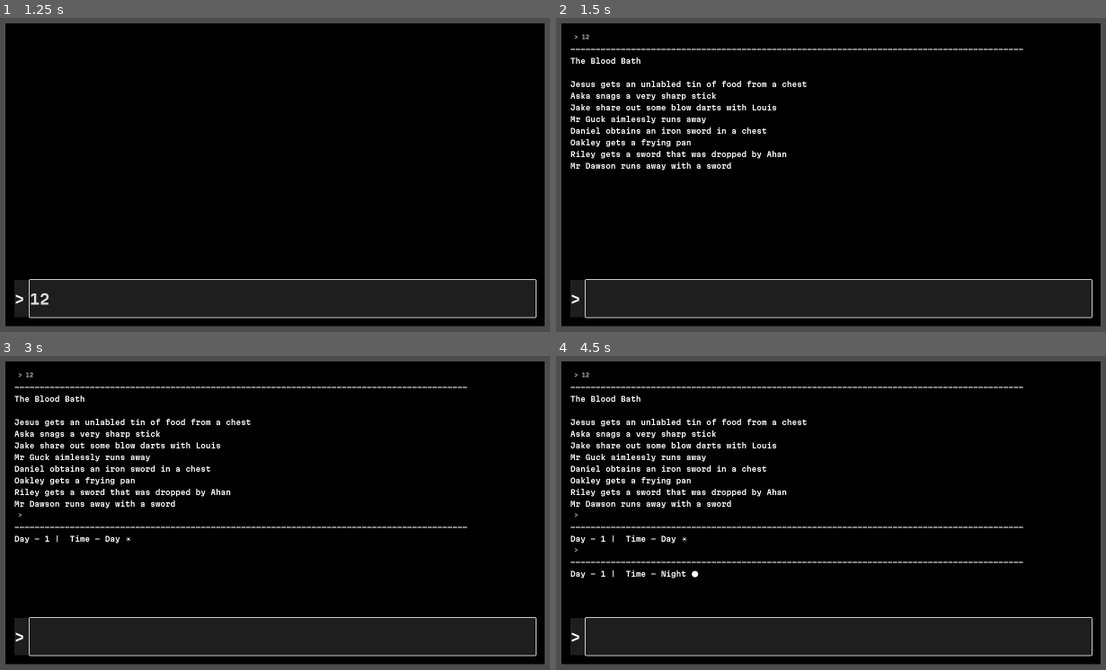
Above: before the commit, frames 1-4 (two rows, left to right).
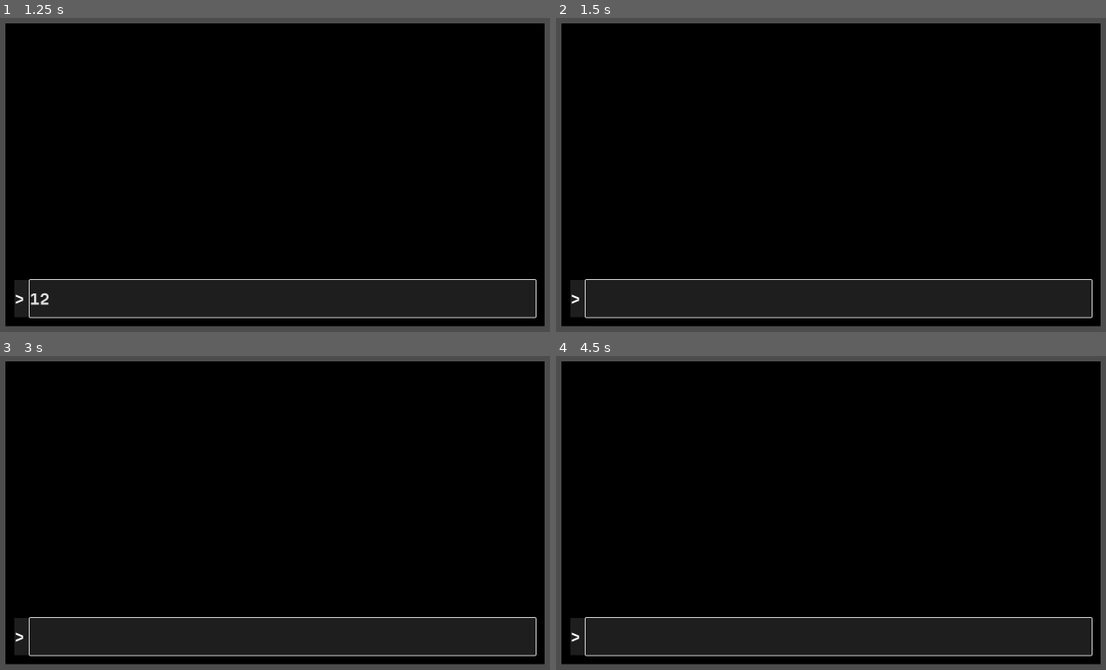
Above: after the commit, the same moments.

Repository: GelatinAndWater/Simulator
Game: Godot game, scene res://Scenes/Hunger_games.tscn
Same seed, same stepped clock (60 frames per second), same inputs: the game is played once before the commit and once after it.
Inputs (mouse positions are in pixels of both pictures, inside the frame that each line leads up to):
- Up to frame 1 (1.25 s): click (280, 297) at 0.52 s; type "12" at 0.6 s
- Up to frame 2 (1.5 s): tap Enter at 1.25 s
- Up to frame 3 (3 s): tap Space at 2 s; tap Enter at 2.75 s
- Up to frame 4 (4.5 s): tap Space at 3.5 s; tap Enter at 4.25 s

Frame 1 is identical in both runs. In frame 2, 3.0% of the frame differs, in the area x 2-85%, y 5-49%; in frame 3, 3.6%; in frame 4, 4.3%, in the area x 2-85%, y 5-71%.
Error before the commit: Invalid operands 'Nil' and 'int' in operator '<'. (res://Scenes/Hunger_games.gd:606)
Error after the commit: Parse Error: Expected conditional expression after "elif". (res://Scenes/Hunger_games.gd:621)

Commit message:
Preparing for Main Events
The addition of comments with logic to ultimately layout of the foundation for the future events with dynamic properties

Diff:
--- a/The Simulator Bible/Scenes/Hunger_games.gd
+++ b/The Simulator Bible/Scenes/Hunger_games.gd
@@ -602,13 +602,24 @@
 			if rng.randi_range(1,3) == 1:
 				TempCharacter1 = listOfNumbersTemp[rng.randi_range(0,(CharactersToSimulate-1))]
 				if BruteForceVariableGetter(TempCharacter1,"Health") < 5:
-					pass
+					#Health Event ⚕️
+					HealthEvent()
 				elif BruteForceVariableGetter(TempCharacter1,"Hunger") < 5:
-					pass
+					#Hunger Event 🤤
+					HungerEvent()
 				elif BruteForceVariableGetter(TempCharacter1,"Sanity") < 5:
-					pass
+					#Sanity Event 🧘
+					SanityEvent()
 				elif BruteForceVariableGetter(TempCharacter1,"Might") < 5:
-					pass
+					#Might Event 💪
+					MightEvent()
+			else:
+				if Night:
+					if rng.randi_range(1,4) == 1:
+						#Boring event 🥱
+						DescriptiveEvent()
+					elif
+
 			CharactersToSimulate -= SimulateEventAmount
 func Simulate():
 	while CharactersToSimulate != 0:
